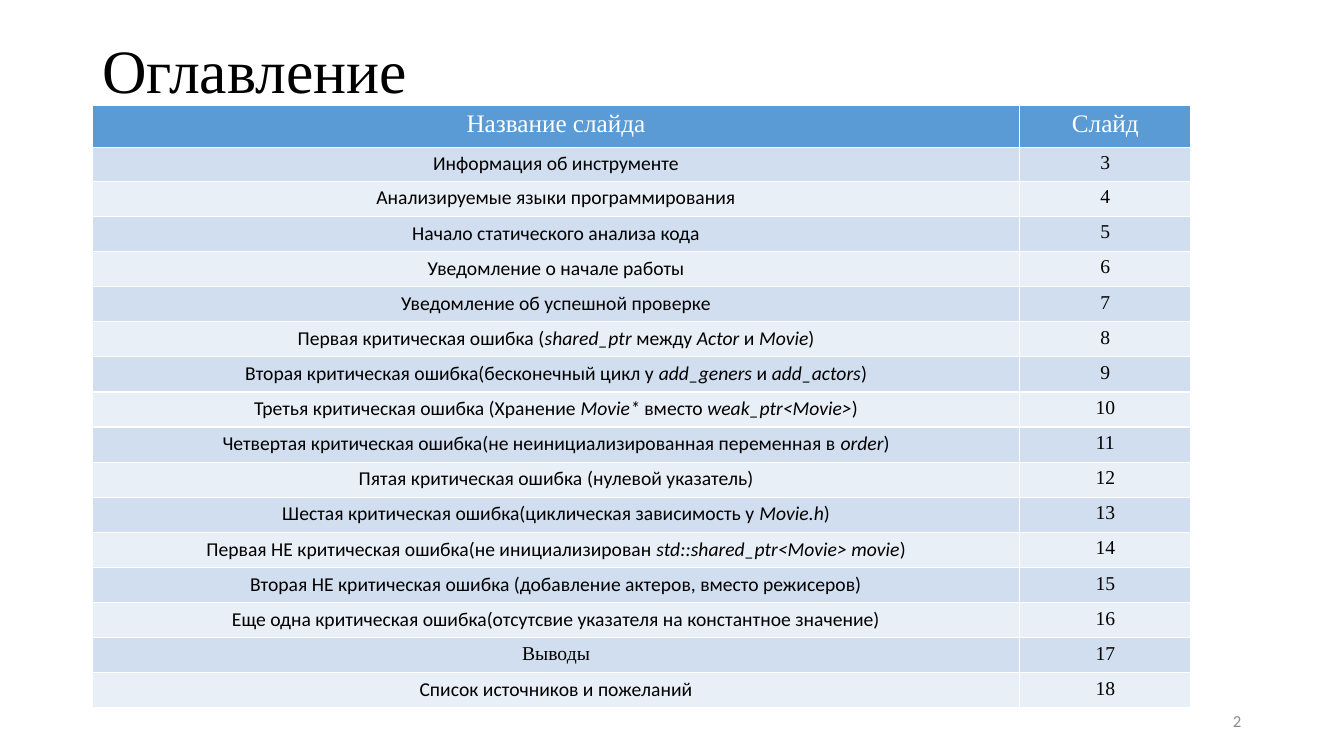
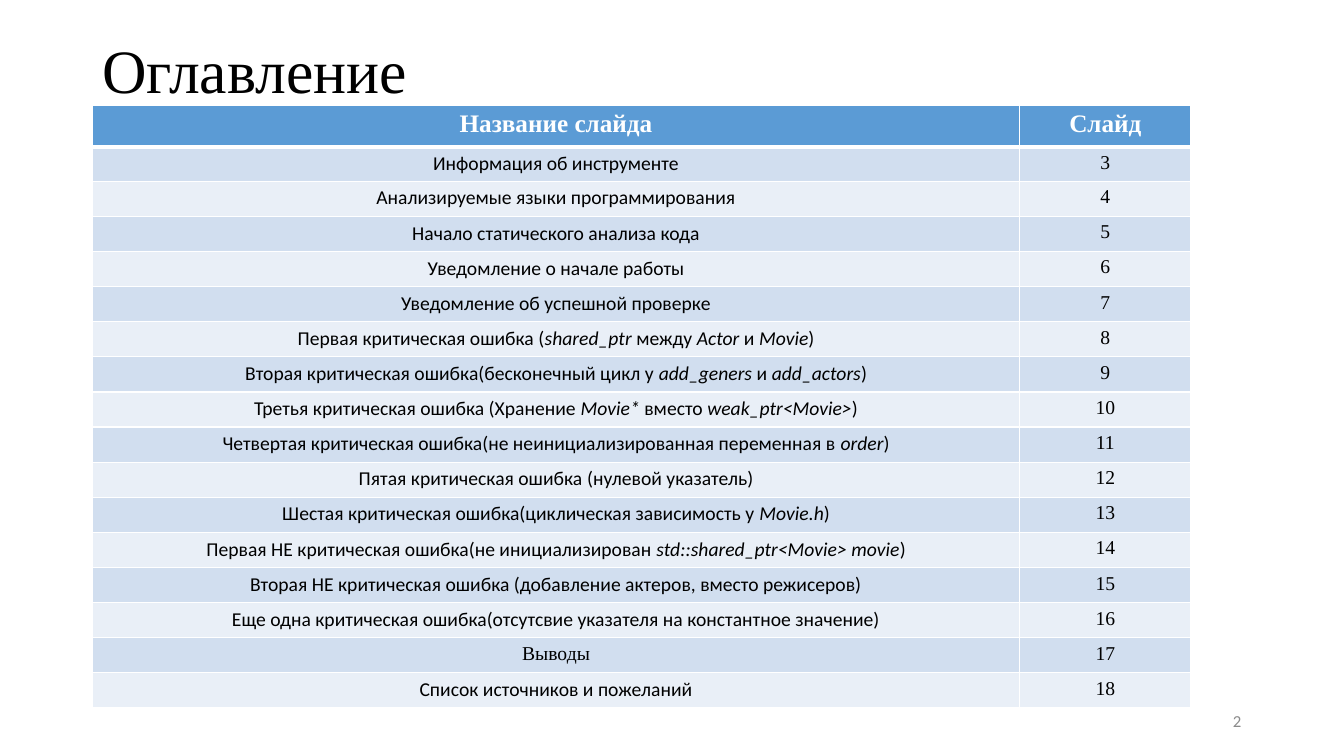
Before and after one commit to NebovarenkovStepan/ReverseEngineering_TKI_341, a slide deck: slide 2 of Task7/Лр7_KodusAI Небоваренков Зверь.pptx. Drawn at 1344x756 pixels with LibreOffice and Linux fonts; fonts in the diff are those of the drawing. Boxes give left, top, right and bottom in pixels: in the first picture for what was removed or moved away, otherwise in the second. Text is boxed around its words. In the diff, an @@ line names an element or a change of style, - is before the commit and + after.

```diff
--- a/Task7/Лр7_KodusAI Небоваренков Зверь.pptx
+++ b/Task7/Лр7_KodusAI Небоваренков Зверь.pptx
@@ table at bbox=[93, 105, 1192, 708] @@
@@ bold on in "Название слайда", "Слайд" @@
```
Also in this commit, not shown: 3 slides added.
